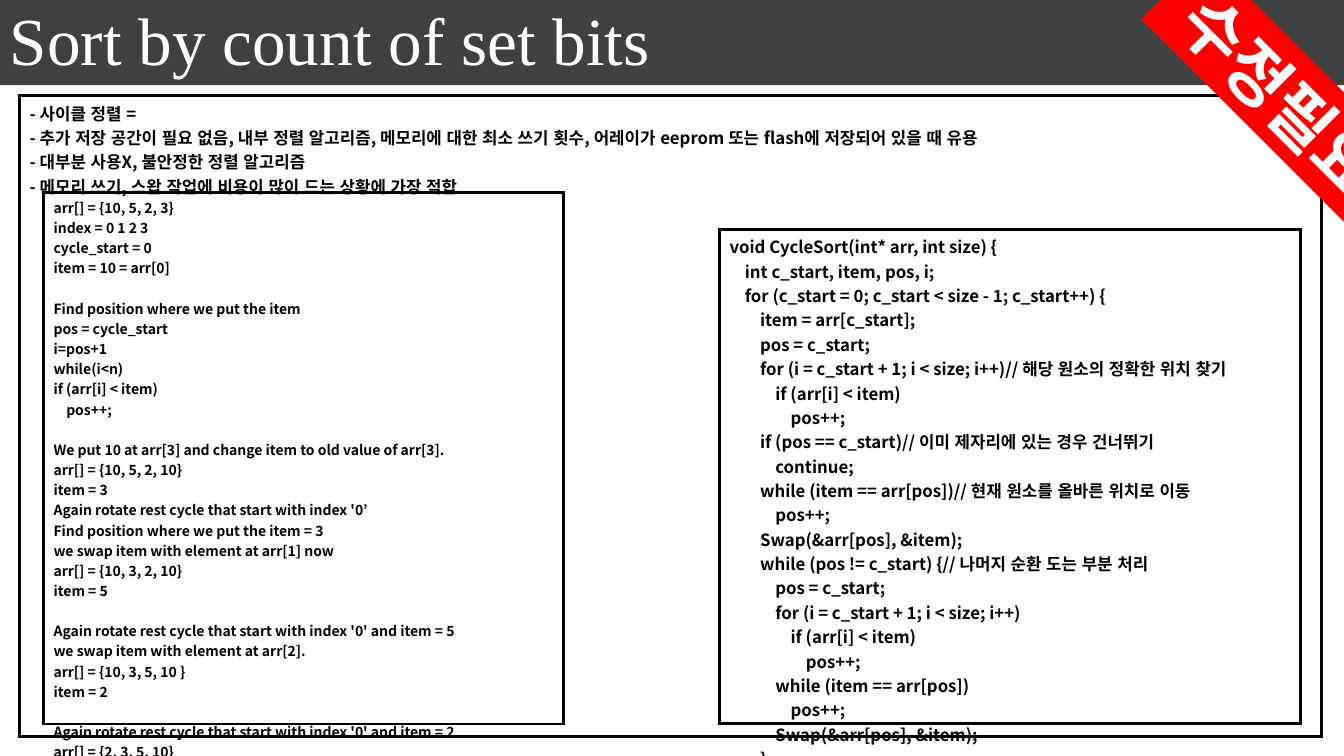
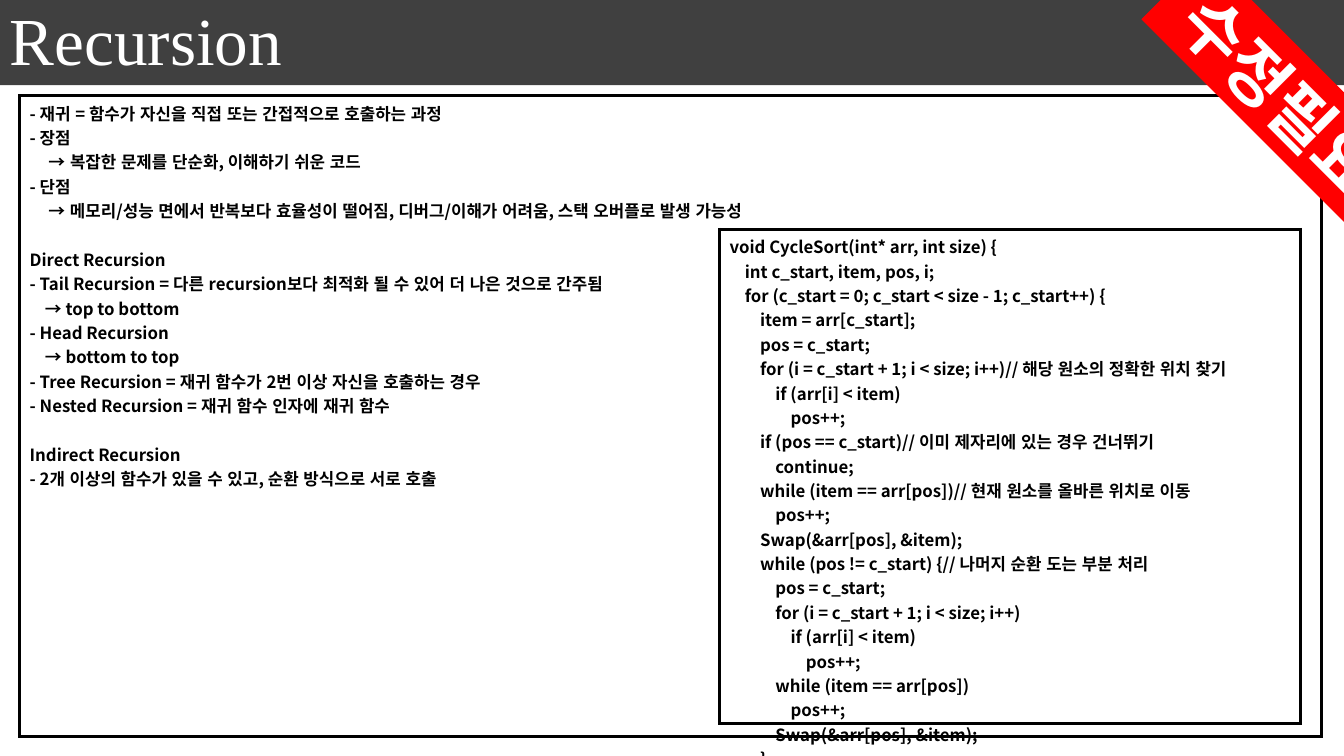
Before and after one commit to seonghokim/Study, a slide deck: slide 17 of Algorithm in c.pptx. Drawn at 1344x756 pixels with LibreOffice and Linux fonts; fonts in the diff are those of the drawing. Boxes give left, top, right and bottom in pixels: in the first picture for what was removed or moved away, otherwise in the second. Text is boxed around its words. In the diff, an @@ line names an element or a change of style, - is before the commit and + after.

```diff
--- a/Algorithm in c.pptx
+++ b/Algorithm in c.pptx
@@ text at <box>10,20,282,66</box>: text changed @@
-Sort by count of set bits
+Recursion
@@ table at <box>19,96,1322,737</box> @@
-row 1, column 1: - 사이클 정렬 = / - 추가 저장 공간이 필요 없음, 내부 정렬 알고리즘, 메모리에 대한 최소 쓰기 횟수, 어레이가 eeprom 또는 flash에 저장되어 있을 때 유용 / - 대부분 사용X, 불안정한 정렬 알고리즘 / - 메모리 쓰기, 스왑 작업에 비용이 많이 드는 상황에 가장 적합
+row 1, column 1: - 재귀 = 함수가 자신을 직접 또는 간접적으로 호출하는 과정 / - 장점 / → 복잡한 문제를 단순화, 이해하기 쉬운 코드 / - 단점 / → 메모리/성능 면에서 반복보다 효율성이 떨어짐, 디버그/이해가 어려움, 스택 오버플로 발생 가능성 / Direct Recursion / - Tail Recursion = 다른 recursion보다 최적화 될 수 있어 더 나은 것으로 간주됨 / → top to bottom / - Head Recursion / → bottom to top / - Tree Recursion = 재귀 함수가 2번 이상 자신을 호출하는 경우 / - Nested Recursion = 재귀 함수 인자에 재귀 함수 / Indirect Recursion / - 2개 이상의 함수가 있을 수 있고, 순환 방식으로 서로 호출
@@ table removed at <box>43,193,564,745</box>, 1 rows, 1 columns @@
-arr[] = {10, 5, 2, 3} / index = 0 1 2 3 / cycle_start = 0 / item = 10 = arr[0] / Find position where we put the item / pos = cycle_start / i=pos+1 / while(i<n) / if (arr[i] < item) / pos++; / We put 10 at arr[3] and change item to old value of arr[3]. / arr[] = {10, 5, 2, 10} / item = 3 / Again rotate rest cycle that start with index '0’ / Find position where we put the item = 3 / we swap item with element at arr[1] now / arr[] = {10, 3, 2, 10} / item = 5 / Again rotate rest cycle that start with index '0' and item = 5 / we swap item with element at arr[2]. / arr[] = {10, 3, 5, 10 } / item = 2 / Again rotate rest cycle that start with index '0' and item = 2 / arr[] = {2, 3, 5, 10} / Above is one iteration for cycle_stat = 0. / Repeat above steps for cycle_start = 1, 2, ..n-2
```
Also in this commit, not shown: 5 other slides changed, 3 slides added, 3 slides removed, 4 other files.
